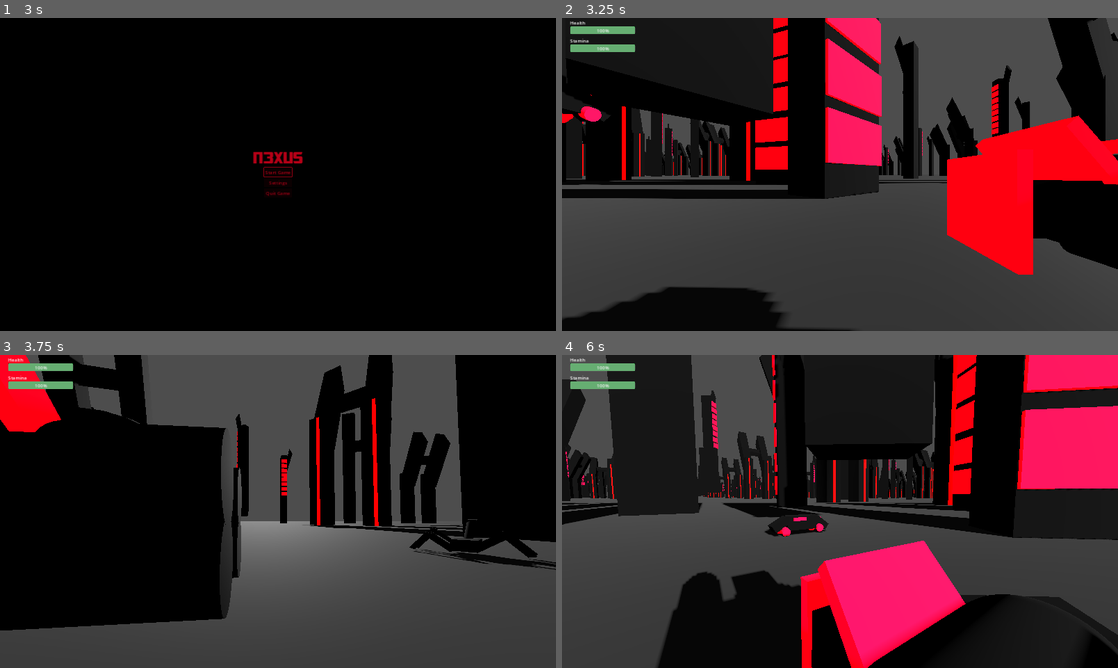
Above: before the commit, frames 1-4 (two rows, left to right).
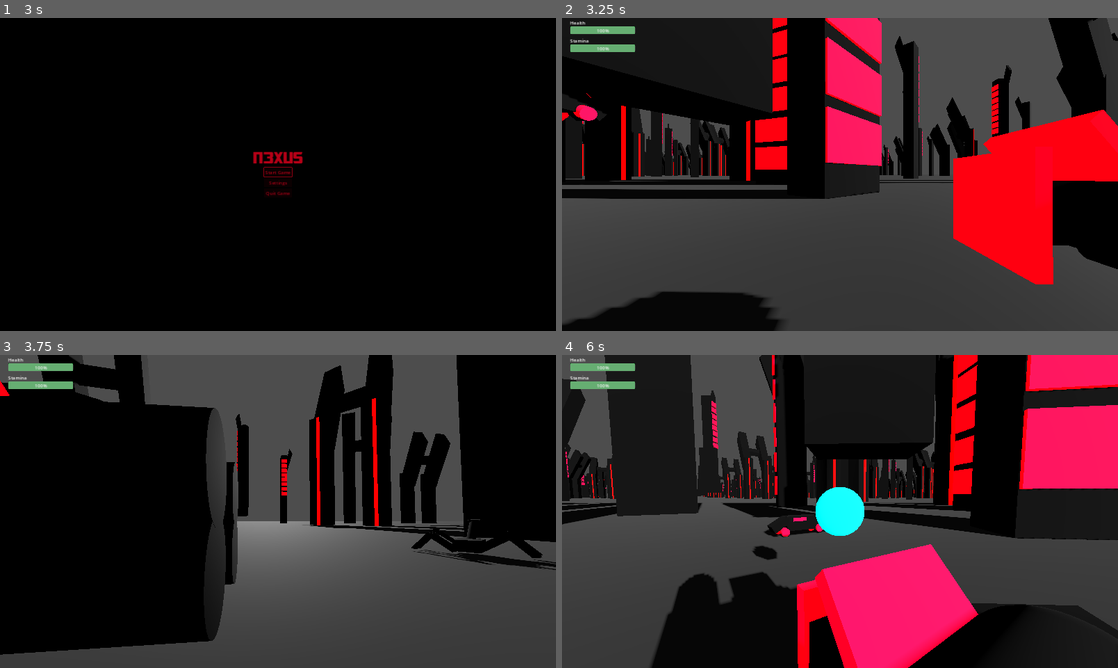
Above: after the commit, the same moments.

Repository: n3xusgamedev/n3xus-godot-game
Game: Godot game, scene res://main_menu.tscn
Two runs of this game, one before a commit and one after it. Both use one fixed random seed, a clock stepped at 60 frames per second and the inputs below.
Inputs (mouse positions are in pixels of both pictures, inside the frame that each line leads up to):
- Up to frame 1 (3 s): tap Enter (ui_accept) at 0.5, 1.25 s; move the mouse to (305, 174) at 0.52 s; hold W (move_forward) from 0.53 s (still down); tap R (ui_shoot, bound only after the commit) at 0.6, 1.35, 2.3, 2.85 s; tap Space (jump) at 0.77, 1.52 s; move the mouse to (250, 174) at 1.27 s; move the mouse to (289, 168) at 2.02 s; tap P at 2.1 s; move the mouse to (272, 180) at 2.77 s
- Up to frame 2 (3.25 s): keep holding W (move_forward); tap Space (jump) at 3.02 s
- Up to frame 3 (3.75 s): keep holding W (move_forward); move the mouse to (316, 514) at 3.52 s; tap R (ui_shoot, bound only after the commit) at 3.6 s
- Up to frame 4 (6 s): tap Space (jump) at 3.77, 4.52 s; move the mouse to (795, 508) at 4.27 s; tap P at 4.35 s; tap R (ui_shoot, bound only after the commit) at 4.55, 5.85 s; release W (move_forward) at 5 s; click "Resume" at 5 s; move the mouse to (845, 511) at 5.77 s; hold W (move_forward) from 5.78 s (still down)

Frame 1 is identical in both runs. In frame 2, 3.6% of the frame differs, in the area x 0-100%, y 0-100%; in frame 3, 8.5%, in the area x 0-100%, y 0-96%; in frame 4, 6.9%.

Commit message:
Added player weapon and enemy damage

Diff:
--- a/character_body_3d.gd
+++ b/character_body_3d.gd
@@ -9,6 +9,7 @@
 @export var INTERACT_KEY: StringName = "ui_accept"
 @export var EXIT_KEY: StringName = "ui_cancel"
 @export var RUN_KEY: StringName = "ui_run"
+@export var SHOOT_KEY: StringName = "ui_shoot"
 
 var rotation_x: float = 0.0
 var interactable: Node = null
@@ -28,7 +29,11 @@
 # Health properties
 var max_health: int = 100
 var health: int = max_health
-@onready var health_bar: ProgressBar = $"../UI/HealthBar"
+@onready var health_bar: ProgressBar = $UI/HealthBar
+
+# Weapon properties
+@export var projectile_scene: PackedScene = preload("res://projectile.tscn")
+@export var shoot_speed: float = 20.0
 
 func _ready():
 	Input.set_mouse_mode(Input.MOUSE_MODE_CAPTURED)
@@ -77,6 +82,9 @@
 			print("Error: Current vehicle has no valid exit method.")
 		current_vehicle = null
 		exit_vehicle()
+
+	if Input.is_action_just_pressed(SHOOT_KEY):
+		shoot_projectile()
 
 	# Pause menu handling
 	if (event is InputEventKey and event.pressed and event.keycode == KEY_P) or \
@@ -221,3 +229,24 @@
 
 	get_tree().reload_current_scene()
 	print("Reloading world scene...")
+
+# Shooting functions
+func shoot_projectile():
+	if not projectile_scene:
+		push_error("Projectile scene not assigned!")
+		print("Error: No projectile scene assigned.")
+		return
+
+	var projectile = projectile_scene.instantiate()
+
+	# Ensure projectile spawns in front of the player camera
+	var spawn_offset = player_camera.global_transform.origin - player_camera.global_transform.basis.z * 1.5
+	projectile.global_transform.origin = spawn_offset
+
+	# Set the direction and velocity
+	var direction = -player_camera.global_transform.basis.z
+	projectile.velocity = direction * shoot_speed
+
+	# Add the projectile to the scene
+	get_tree().root.add_child(projectile)
+	print("Projectile fired at position:", projectile.global_transform.origin)
--- a/player.tscn
+++ b/player.tscn
@@ -24,7 +24,7 @@
 mesh = SubResource("CapsuleMesh_ekp7h")
 
 [node name="Camera3D" type="Camera3D" parent="CharacterBody3D/MeshInstance3D"]
-transform = Transform3D(1, 0, 0, 0, 1, 0, 0, 0, 1, 0.0248942, 0.665257, -0.374401)
+transform = Transform3D(1, 0, 0, 0, 1, 0, 0, 0, 1, 0.0248942, 0.665257, -0.525825)
 
 [node name="CollisionShape3D" type="CollisionShape3D" parent="CharacterBody3D"]
 shape = SubResource("CapsuleShape3D_iyx43")
--- a/project.godot
+++ b/project.godot
@@ -100,3 +100,9 @@
 , Object(InputEventJoypadMotion,"resource_local_to_scene":false,"resource_name":"","device":-1,"axis":5,"axis_value":1.0,"script":null)
 ]
 }
+ui_shoot={
+"deadzone": 0.5,
+"events": [Object(InputEventKey,"resource_local_to_scene":false,"resource_name":"","device":-1,"window_id":0,"alt_pressed":false,"shift_pressed":false,"ctrl_pressed":false,"meta_pressed":false,"pressed":false,"keycode":0,"physical_keycode":82,"key_label":0,"unicode":114,"location":0,"echo":false,"script":null)
+, Object(InputEventJoypadMotion,"resource_local_to_scene":false,"resource_name":"","device":-1,"axis":5,"axis_value":1.0,"script":null)
+]
+}
--- /dev/null
+++ b/projectile.gd
@@ -0,0 +1,20 @@
+extends Node3D
+
+@export var speed: float = 20.0
+@export var damage: int = 1  # Damage dealt to enemies
+@export var lifetime: float = 5.0  # Time before the projectile disappears
+var velocity: Vector3 = Vector3.ZERO
+
+func _ready():
+	# Queue free after the projectile's lifetime
+	await get_tree().create_timer(lifetime).timeout
+	queue_free()
+
+func _physics_process(delta: float):
+	# Move the projectile forward
+	global_transform.origin += velocity * delta
+
+func _on_body_entered(body):
+	if body.has_method("take_damage"):
+		body.take_damage(damage)
+	queue_free()  # Destroy the projectile on impact
--- /dev/null
+++ b/projectile.tscn
@@ -0,0 +1,31 @@
+[gd_scene load_steps=7 format=3 uid="uid://y0jak332ev0q"]
+
+[ext_resource type="Script" path="res://projectile.gd" id="1_caj6a"]
+[ext_resource type="Shader" path="res://projectile_plasma.gdshader" id="1_txwk1"]
+
+[sub_resource type="SphereMesh" id="SphereMesh_o56kb"]
+
+[sub_resource type="ShaderMaterial" id="ShaderMaterial_rnaaf"]
+render_priority = 0
+shader = ExtResource("1_txwk1")
+
+[sub_resource type="SphereShape3D" id="SphereShape3D_mkfpc"]
+
+[sub_resource type="SphereShape3D" id="SphereShape3D_mh8bk"]
+
+[node name="Projectile" type="Node3D"]
+script = ExtResource("1_caj6a")
+
+[node name="MeshInstance3D" type="MeshInstance3D" parent="."]
+mesh = SubResource("SphereMesh_o56kb")
+surface_material_override/0 = SubResource("ShaderMaterial_rnaaf")
+
+[node name="CollisionShape3D" type="CollisionShape3D" parent="."]
+shape = SubResource("SphereShape3D_mkfpc")
+
+[node name="Area3D" type="Area3D" parent="."]
+
+[node name="CollisionShape3D" type="CollisionShape3D" parent="Area3D"]
+shape = SubResource("SphereShape3D_mh8bk")
+
+[connection signal="body_entered" from="Area3D" to="." method="_on_body_entered"]
--- /dev/null
+++ b/projectile_plasma.gdshader
@@ -0,0 +1,7 @@
+shader_type spatial;
+
+void fragment() {
+    vec3 glow_color = vec3(0.0, 0.8, 1.0); // Blue-green plasma color
+    ALBEDO = glow_color;
+    EMISSION = glow_color * 2.0; // Glow intensity
+}
